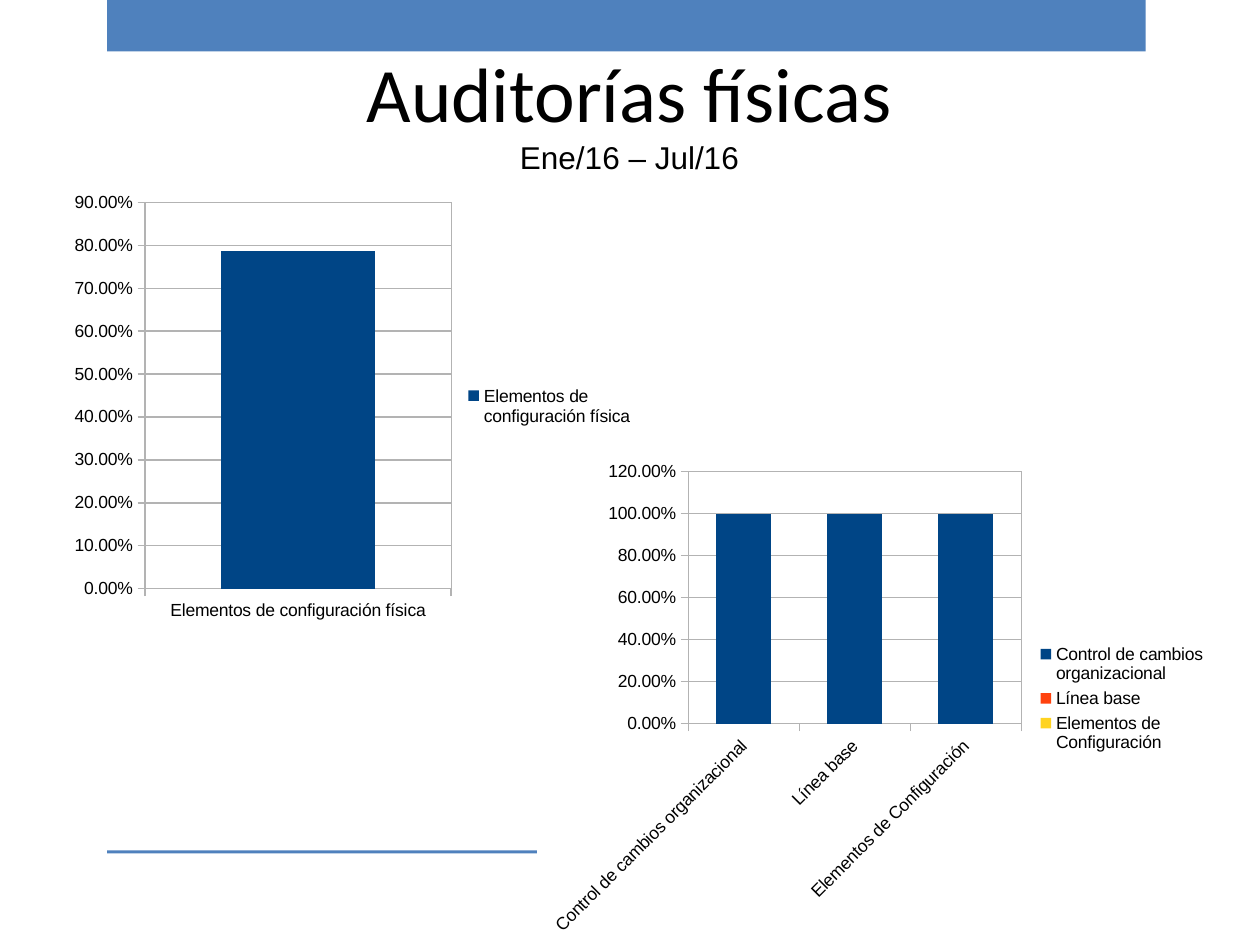
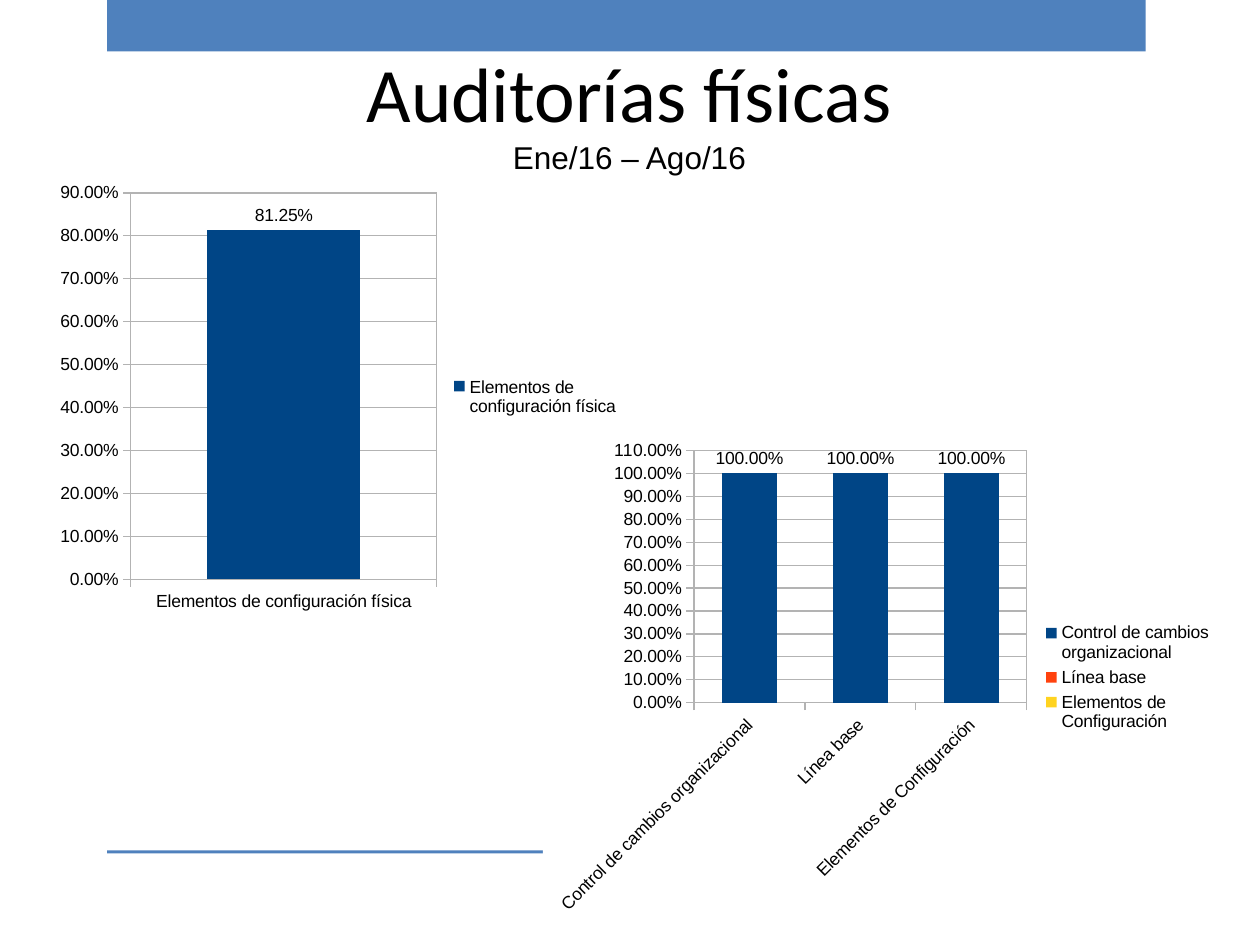
Before and after one commit to ricardo-novelasos/SOSQTP, a slide deck: slide 9 of Proyectos/2016/Métricas y monitoreo/Reporte_monitoreo_2016.pptx. Drawn at 1260x945 pixels with LibreOffice and Linux fonts; fonts in the diff are those of the drawing; background and template pictures are left out. Boxes give left, top, right and bottom in pixels: in the first picture for what was removed or moved away, otherwise in the second. Text is boxed around its words. In the diff, an @@ line names an element or a change of style, - is before the commit and + after.

```diff
--- a/Proyectos/2016/Métricas y monitoreo/Reporte_monitoreo_2016.pptx
+++ b/Proyectos/2016/Métricas y monitoreo/Reporte_monitoreo_2016.pptx
@@ text at (x1=513, y1=146, x2=746, y2=175): text changed @@
-Ene/16 – Jul/16
+Ene/16 – Ago/16
@@ column chart at (x1=49, y1=174, x2=633, y2=620) @@
@@ Elementos de configuración física, Elementos de configuración física: 0.79 to 0.8125 @@
@@ data labels of Elementos de configuración física added @@
@@ column chart moved from (x1=63, y1=184, x2=646, y2=630) to (x1=49, y1=174, x2=633, y2=620) @@
@@ column chart at (x1=543, y1=431, x2=1225, y2=924) @@
@@ data labels of Física Organizacional added @@
@@ value axis changed @@
@@ column chart moved from (x1=537, y1=452, x2=1218, y2=945) to (x1=543, y1=431, x2=1225, y2=924) @@
```
Also in this commit, not shown: 20 other slides changed, 1 other file.
